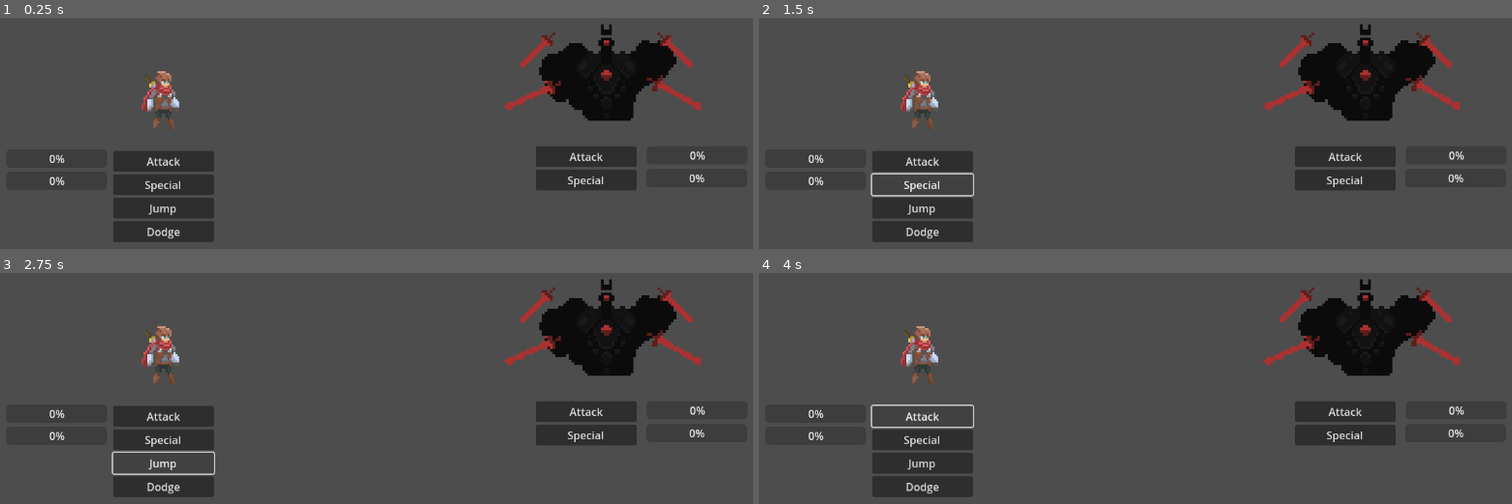
Above: before the commit, frames 1-4 (two rows, left to right).
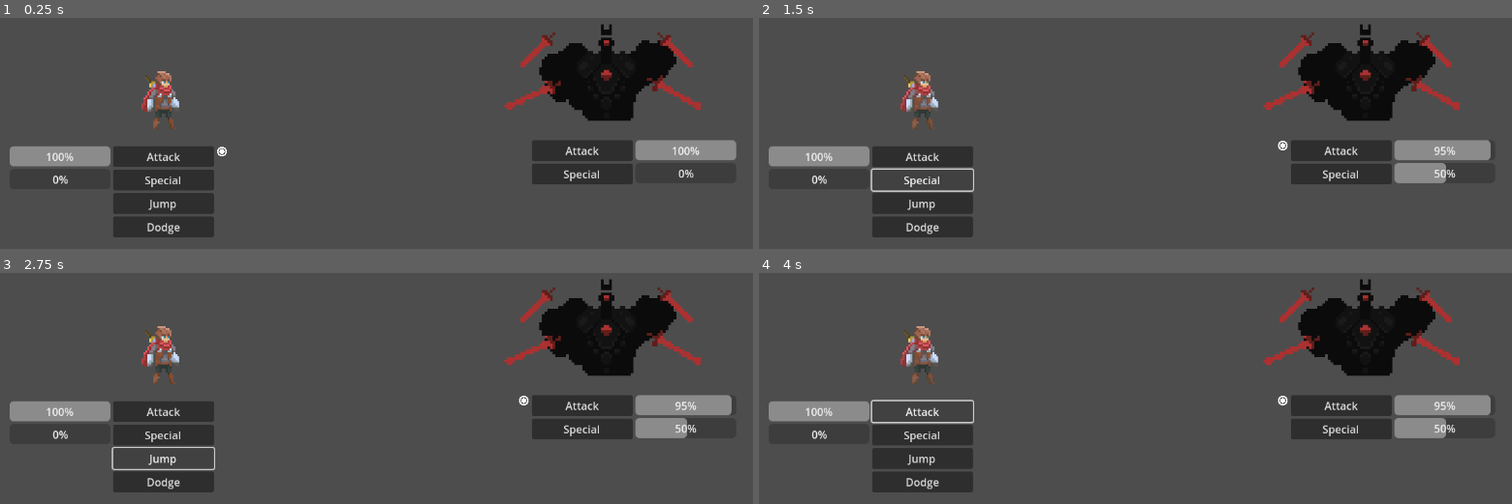
Above: after the commit, the same moments.

Repository: tiny-crab/GWJ2024-05
Game: Godot game, scene res://game.tscn
Same seed, same stepped clock (60 frames per second), same inputs: the game is played once before the commit and once after it.
Inputs:
- Up to frame 1 (0.25 s): no input
- Up to frame 2 (1.5 s): click "Attack" at 0.5 s; click "Special" at 1.25 s
- Up to frame 3 (2.75 s): click "Jump" at 2 s
- Up to frame 4 (4 s): click "Dodge" at 2.75 s; click "Attack" at 3.5 s

The runs differ from the first frame. In frame 1, 5.8% of the frame differs, in the area x 1-98%, y 52-98%; in frame 2, 6.3%; in frame 3, 6.4%; in frame 4, 6.3%.

Commit message:
Add attack and special system

Diff:
--- /dev/null
+++ b/enemy.gd
@@ -0,0 +1,27 @@
+extends Node2D
+
+@export var maxHealth: int = 100
+var currHealth: int
+
+@export var maxRage: int = 10
+var currRage: int
+var rageActive: bool
+
+func _ready():
+    currHealth = maxHealth
+    currRage = 0
+    rageActive = false
+
+func attack():
+    print("Enemy attacked!")
+
+func special():
+    print("Enemy used special!")
+    currRage = 0
+    rageActive = false
+
+func take_damage(damage: int):
+    currHealth = clamp(currHealth - damage, 0, maxHealth)
+    currRage = clamp(currRage + 5, 0, maxRage)
+    if currRage == maxRage:
+        rageActive = true
--- /dev/null
+++ b/game.gd
@@ -0,0 +1,64 @@
+extends Node2D
+
+var isPlayerTurn: bool = true
+
+func _ready():
+    $UI/Player/Indicators/TurnIndicator.visible = true
+    sync_player_ui()
+    sync_enemy_ui()
+
+func sync_player_ui():
+    $UI/Player/Bars/HealthBar.max_value = $Player.maxHealth
+    $UI/Player/Bars/HealthBar.value = $Player.currHealth
+    $UI/Player/Bars/RageBar.max_value = $Player.maxRage
+    $UI/Player/Bars/RageBar.value = $Player.currRage
+    $UI/Player/Indicators/RageIndicator.visible = $Player.rageActive
+
+func sync_enemy_ui():
+    $UI/Enemy/Bars/HealthBar.max_value = $Enemy.maxHealth
+    $UI/Enemy/Bars/HealthBar.value = $Enemy.currHealth
+    $UI/Enemy/Bars/RageBar.max_value = $Enemy.maxRage
+    $UI/Enemy/Bars/RageBar.value = $Enemy.currRage
+    $UI/Enemy/Indicators/RageIndicator.visible = $Enemy.rageActive
+
+func _on_player_attack_pressed():
+    if isPlayerTurn:
+        $Player.attack()
+        $Enemy.take_damage(5)
+        sync_player_ui()
+        sync_enemy_ui()
+        end_player_turn()
+
+func _on_player_special_pressed():
+    if isPlayerTurn and $Player.rageActive:
+        $Player.special() # TODO switch to special
+        $Enemy.take_damage(10)
+        sync_player_ui()
+        sync_enemy_ui()
+        end_player_turn()
+
+func end_player_turn():
+    isPlayerTurn = false
+    $UI/Player/Indicators/TurnIndicator.visible = false
+    $UI/Enemy/Indicators/TurnIndicator.visible = true
+
+func end_enemy_turn():
+    isPlayerTurn = true
+    $UI/Player/Indicators/TurnIndicator.visible = true
+    $UI/Enemy/Indicators/TurnIndicator.visible = false
+
+func _on_enemy_attack_pressed():
+    if not isPlayerTurn:
+        $Enemy.attack()
+        $Player.take_damage(5)
+        sync_player_ui()
+        sync_enemy_ui()
+        end_enemy_turn()
+
+func _on_enemy_special_pressed():
+    if not isPlayerTurn and $Enemy.rageActive:
+        $Enemy.special() # TODO switch with special
+        $Player.take_damage(10)
+        sync_player_ui()
+        sync_enemy_ui()
+        end_enemy_turn()
--- a/game.tscn
+++ b/game.tscn
@@ -1,11 +1,18 @@
-[gd_scene load_steps=3 format=3 uid="uid://dxt1pif8eymj"]
+[gd_scene load_steps=8 format=3 uid="uid://dxt1pif8eymj"]
 
+[ext_resource type="Script" path="res://game.gd" id="1_tkvc6"]
 [ext_resource type="Texture2D" uid="uid://dg1m02ii031ro" path="res://assets/player_raw_sheet.png" id="1_u0n11"]
+[ext_resource type="Script" path="res://player.gd" id="2_cliqb"]
 [ext_resource type="Texture2D" uid="uid://c2iq5kosjgokg" path="res://assets/enemy_raw_sheet.png" id="2_qbled"]
+[ext_resource type="Script" path="res://enemy.gd" id="4_f3548"]
+[ext_resource type="Texture2D" uid="uid://ddavcxrop87me" path="res://assets/turn_indicator.png" id="6_x4gkv"]
+[ext_resource type="Texture2D" uid="uid://c88t6h65amc8y" path="res://assets/rage_indicator.png" id="7_7b87t"]
 
 [node name="Game" type="Node2D"]
+script = ExtResource("1_tkvc6")
 
 [node name="Player" type="Node2D" parent="."]
+script = ExtResource("2_cliqb")
 
 [node name="Sprite" type="Sprite2D" parent="Player"]
 position = Vector2(270, 300)
@@ -15,6 +22,7 @@
 region_rect = Rect2(14, 7, 19, 29)
 
 [node name="Enemy" type="Node2D" parent="."]
+script = ExtResource("4_f3548")
 
 [node name="Sprite" type="Sprite2D" parent="Enemy"]
 position = Vector2(928, 259)
@@ -25,35 +33,31 @@
 
 [node name="UI" type="CanvasLayer" parent="."]
 
-[node name="Player" type="Control" parent="UI"]
-layout_mode = 3
+[node name="Player" type="HBoxContainer" parent="UI"]
 anchors_preset = 4
 anchor_top = 0.5
 anchor_bottom = 0.5
+offset_left = 46.0
+offset_top = 45.0
+offset_right = 350.0
+offset_bottom = 181.0
 grow_vertical = 2
+metadata/_edit_group_ = true
 
-[node name="HealthBar" type="ProgressBar" parent="UI/Player"]
-custom_minimum_size = Vector2(150, 0)
-layout_mode = 0
-offset_left = 41.0
-offset_top = 83.0
-offset_right = 45.0
-offset_bottom = 110.0
+[node name="Bars" type="VBoxContainer" parent="UI/Player"]
+layout_mode = 2
+metadata/_edit_group_ = true
 
-[node name="RageBar" type="ProgressBar" parent="UI/Player"]
-custom_minimum_size = Vector2(150, 0)
-layout_mode = 0
-offset_left = 41.0
-offset_top = 50.0
-offset_right = 45.0
-offset_bottom = 77.0
+[node name="HealthBar" type="ProgressBar" parent="UI/Player/Bars"]
+custom_minimum_size = Vector2(150, 30)
+layout_mode = 2
+
+[node name="RageBar" type="ProgressBar" parent="UI/Player/Bars"]
+custom_minimum_size = Vector2(150, 30)
+layout_mode = 2
 
 [node name="Actions" type="VBoxContainer" parent="UI/Player"]
-layout_mode = 0
-offset_left = 200.0
-offset_top = 52.0
-offset_right = 350.0
-offset_bottom = 184.0
+layout_mode = 2
 metadata/_edit_group_ = true
 
 [node name="Attack" type="Button" parent="UI/Player/Actions"]
@@ -76,36 +80,48 @@
 layout_mode = 2
 text = "Dodge"
 
-[node name="Enemy" type="Control" parent="UI"]
-layout_mode = 3
+[node name="Indicators" type="VBoxContainer" parent="UI/Player"]
+layout_mode = 2
+
+[node name="TurnIndicator" type="TextureRect" parent="UI/Player/Indicators"]
+visible = false
+layout_mode = 2
+texture = ExtResource("6_x4gkv")
+
+[node name="RageIndicator" type="TextureRect" parent="UI/Player/Indicators"]
+visible = false
+layout_mode = 2
+texture = ExtResource("7_7b87t")
+
+[node name="Enemy" type="HBoxContainer" parent="UI"]
 anchors_preset = 6
 anchor_left = 1.0
 anchor_top = 0.5
 anchor_right = 1.0
 anchor_bottom = 0.5
+offset_left = -329.0
+offset_top = 36.0
+offset_right = -25.0
+offset_bottom = 102.0
 grow_horizontal = 0
 grow_vertical = 2
+metadata/_edit_group_ = true
 
-[node name="HealthBar" type="ProgressBar" parent="UI/Enemy"]
-custom_minimum_size = Vector2(150, 0)
-offset_left = -158.0
-offset_top = 45.0
-offset_right = -8.0
-offset_bottom = 72.0
+[node name="Indicators" type="VBoxContainer" parent="UI/Enemy"]
+layout_mode = 2
 
-[node name="RageBar" type="ProgressBar" parent="UI/Enemy"]
-custom_minimum_size = Vector2(150, 0)
-layout_mode = 0
-offset_left = -159.0
-offset_top = 79.0
-offset_right = -9.0
-offset_bottom = 106.0
+[node name="TurnIndicator" type="TextureRect" parent="UI/Enemy/Indicators"]
+visible = false
+layout_mode = 2
+texture = ExtResource("6_x4gkv")
+
+[node name="RageIndicator" type="TextureRect" parent="UI/Enemy/Indicators"]
+visible = false
+layout_mode = 2
+texture = ExtResource("7_7b87t")
 
 [node name="DebugActions" type="VBoxContainer" parent="UI/Enemy"]
-offset_left = -323.0
-offset_top = 45.0
-offset_right = -173.0
-offset_bottom = 111.0
+layout_mode = 2
 metadata/_edit_group_ = true
 
 [node name="Attack" type="Button" parent="UI/Enemy/DebugActions"]
@@ -117,3 +133,20 @@
 custom_minimum_size = Vector2(150, 30)
 layout_mode = 2
 text = "Special"
+
+[node name="Bars" type="VBoxContainer" parent="UI/Enemy"]
+layout_mode = 2
+metadata/_edit_group_ = true
+
+[node name="HealthBar" type="ProgressBar" parent="UI/Enemy/Bars"]
+custom_minimum_size = Vector2(150, 30)
+layout_mode = 2
+
+[node name="RageBar" type="ProgressBar" parent="UI/Enemy/Bars"]
+custom_minimum_size = Vector2(150, 30)
+layout_mode = 2
+
+[connection signal="pressed" from="UI/Player/Actions/Attack" to="." method="_on_player_attack_pressed"]
+[connection signal="pressed" from="UI/Player/Actions/Special" to="." method="_on_player_special_pressed"]
+[connection signal="pressed" from="UI/Enemy/DebugActions/Attack" to="." method="_on_enemy_attack_pressed"]
+[connection signal="pressed" from="UI/Enemy/DebugActions/Special" to="." method="_on_enemy_special_pressed"]
--- /dev/null
+++ b/player.gd
@@ -0,0 +1,27 @@
+extends Node2D
+
+@export var maxHealth: int = 100
+var currHealth: int
+
+@export var maxRage: int = 10
+var currRage: int
+var rageActive: bool
+
+func _ready():
+    currHealth = maxHealth
+    currRage = 0
+    rageActive = false
+
+func attack():
+    print("Player attacked!")
+
+func special():
+    print("Player used special!")
+    currRage = 0
+    rageActive = false
+
+func take_damage(damage: int):
+    currHealth = clamp(currHealth - damage, 0, maxHealth)
+    currRage = clamp(currRage + 5, 0, maxRage)
+    if currRage == maxRage:
+        rageActive = true
Binary file added: assets/rage_indicator.png
Not shown, added: assets/rage_indicator.png.import
Binary file added: assets/turn_indicator.png
Not shown, added: assets/turn_indicator.png.import
Not shown, changed: .gitignore
